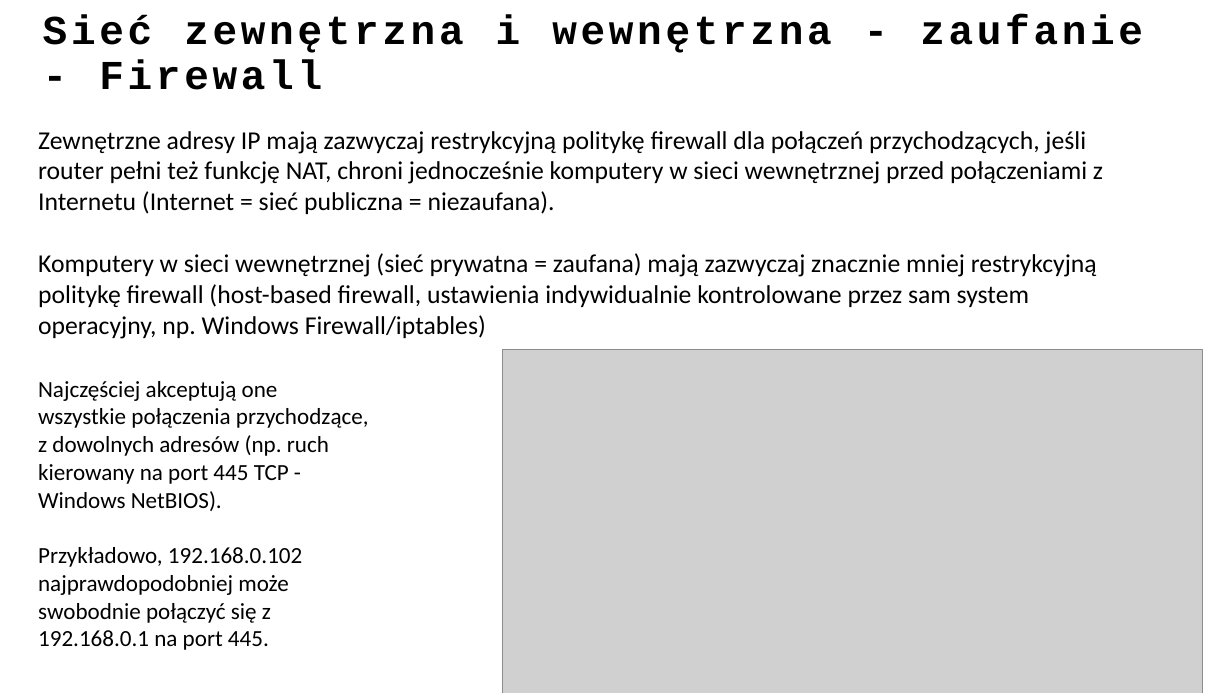
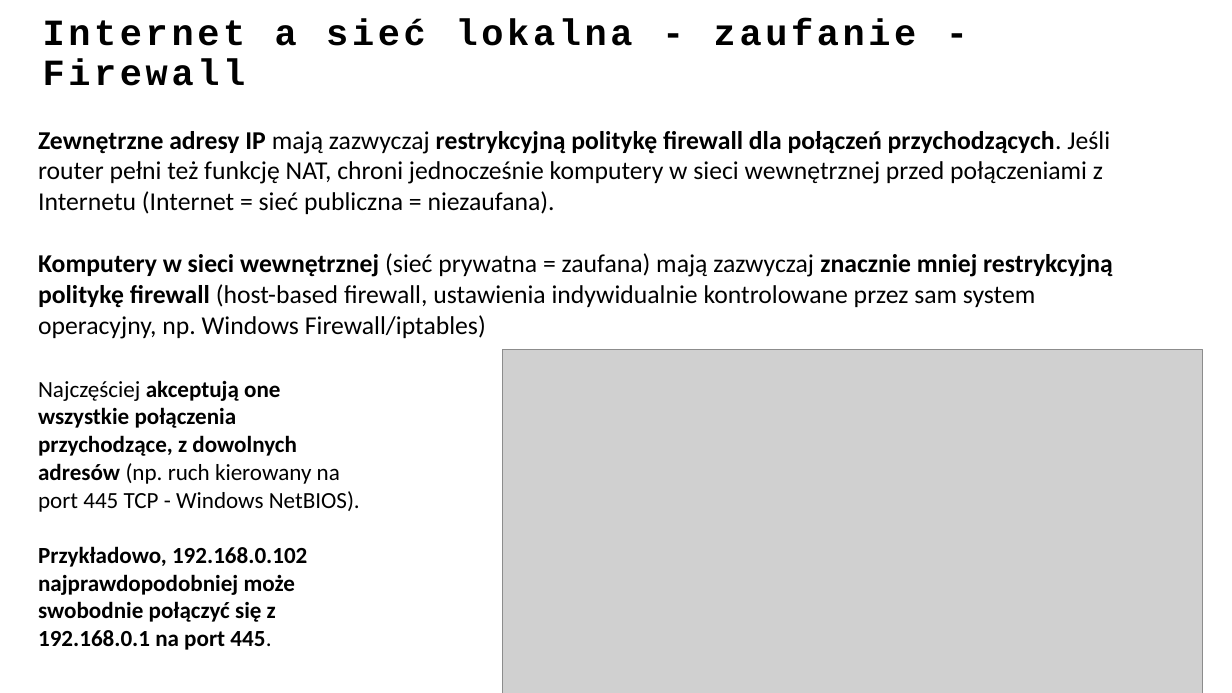
Before and after one commit to ewilded/DFIR, a slide deck: slide 18 of 1_Infrastruktura_IT.pptx. Drawn at 1232x693 pixels with LibreOffice and Linux fonts; fonts in the diff are those of the drawing; grey boxes stand for pictures. Boxes give left, top, right and bottom in pixels: in the first picture for what was removed or moved away, otherwise in the second. Text is boxed around its words. In the diff, an @@ line names an element or a change of style, - is before the commit and + after.

```diff
--- a/1_Infrastruktura_IT.pptx
+++ b/1_Infrastruktura_IT.pptx
@@ title at [43, 19, 917, 86]: text changed; size 32 to 28.8 pt @@
-Sieć zewnętrzna i wewnętrzna - zaufanie - Firewall
+Internet a sieć lokalna - zaufanie - Firewall
@@ text at [38, 131, 1110, 214]: text changed @@
-Zewnętrzne adresy IP mają zazwyczaj restrykcyjną politykę firewall dla połączeń przychodzących, jeśli router pełni też funkcję NAT, chroni jednocześnie komputery w sieci wewnętrznej przed połączeniami z Internetu (Internet = sieć publiczna = niezaufana).
+Zewnętrzne adresy IP mają zazwyczaj restrykcyjną politykę firewall dla połączeń przychodzących. Jeśli router pełni też funkcję NAT, chroni jednocześnie komputery w sieci wewnętrznej przed połączeniami z Internetu (Internet = sieć publiczna = niezaufana).
@@ text at [38, 253, 1113, 339]: bold on in "Komputery w sieci wewnętrznej znacznie mniej restrykcyjną ..." @@
@@ text "Najczęściej akceptują one wszystkie połączenia ..." at [38, 380, 360, 650]: bold on in "akceptują one wszystkie połączenia przychodzące, z dowolnych ...", "Przykładowo, 192.168.0.102 najprawdopodobniej może swobodnie ..." @@
```
Also in this commit, not shown: 19 other slides changed, 1 slide added, 1 slide removed, 5 other files.
